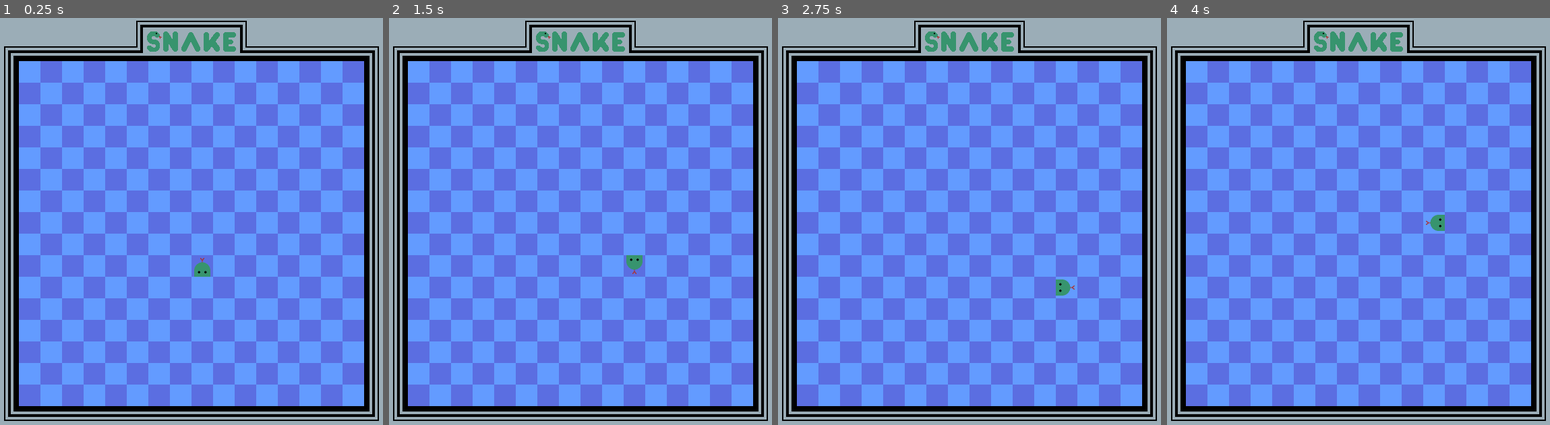
Above: before the commit, frames 1-4 (left to right).
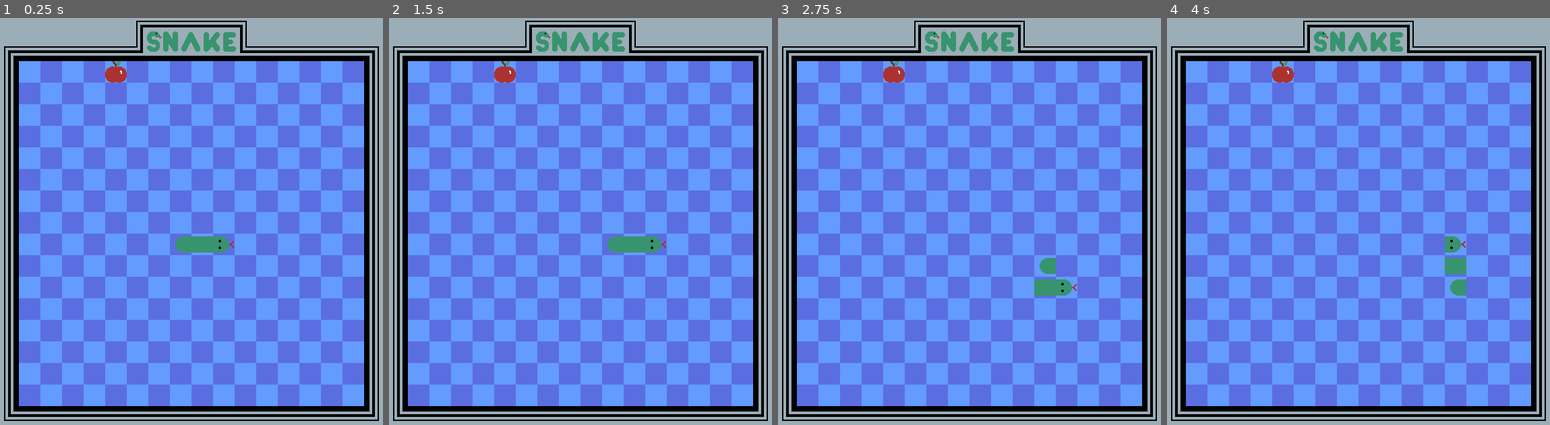
Above: after the commit, the same moments.

Repository: conor-wilson/snake
Game: Godot game, scene res://scenes/snake.tscn
Two runs of this game, one before a commit and one after it. Both use one fixed random seed, a clock stepped at 60 frames per second and the inputs below. Before the commit the project starts from res://scenes/main.tscn.
Inputs:
- Up to frame 1 (0.25 s): no input
- Up to frame 2 (1.5 s): hold Right (move_right) 0.53-1.28 s; hold Down (move_down) from 1.28 s (still down)
- Up to frame 3 (2.75 s): release Down (move_down) at 2.03 s; hold Right (move_right) from 2.03 s (still down)
- Up to frame 4 (4 s): release Right (move_right) at 2.78 s; hold Up (move_up) 2.78-3.53 s; tap Enter at 3.5 s; hold Left (move_left) from 3.53 s (still down)

The runs differ from the first frame. In frame 1, 0.9% of the frame differs, in the area x 27-62%, y 10-64%; in frame 2, 0.9%; in frame 3, 0.6%; in frame 4, 0.9%.

Commit message:
Set snake.gd as the main scene

Diff:
--- a/project.godot
+++ b/project.godot
@@ -11,7 +11,7 @@
 [application]
 
 config/name="Snake"
-run/main_scene="res://scenes/main.tscn"
+run/main_scene="res://scenes/snake.tscn"
 config/features=PackedStringArray("4.2", "Forward Plus")
 config/icon="res://art/icon.svg"
 
